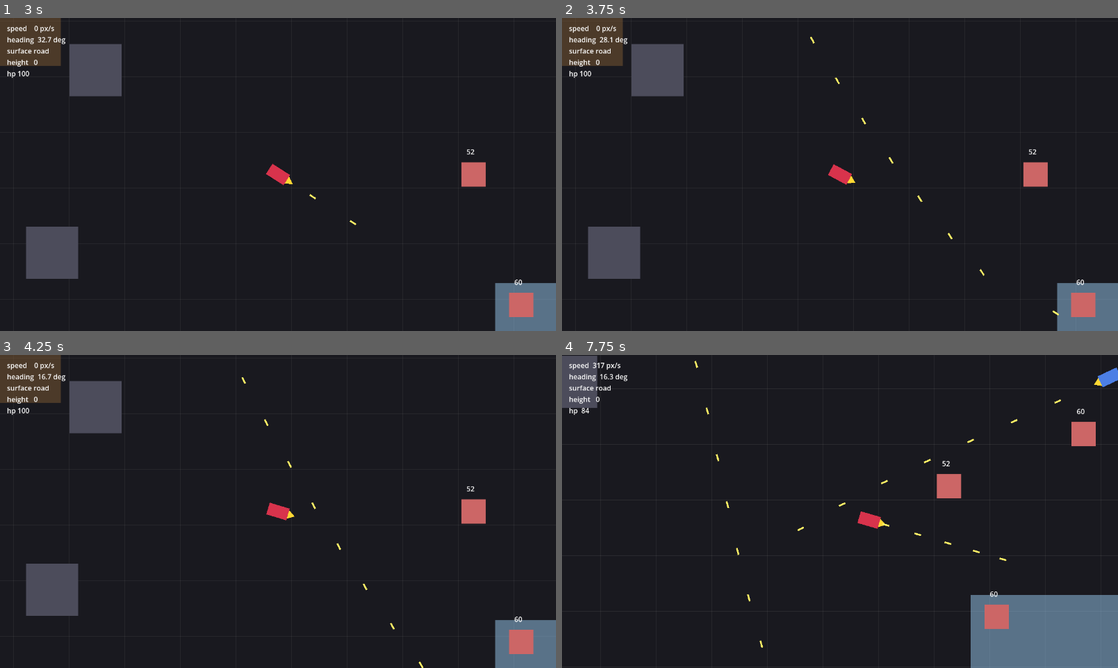
Above: before the commit, frames 1-4 (two rows, left to right).
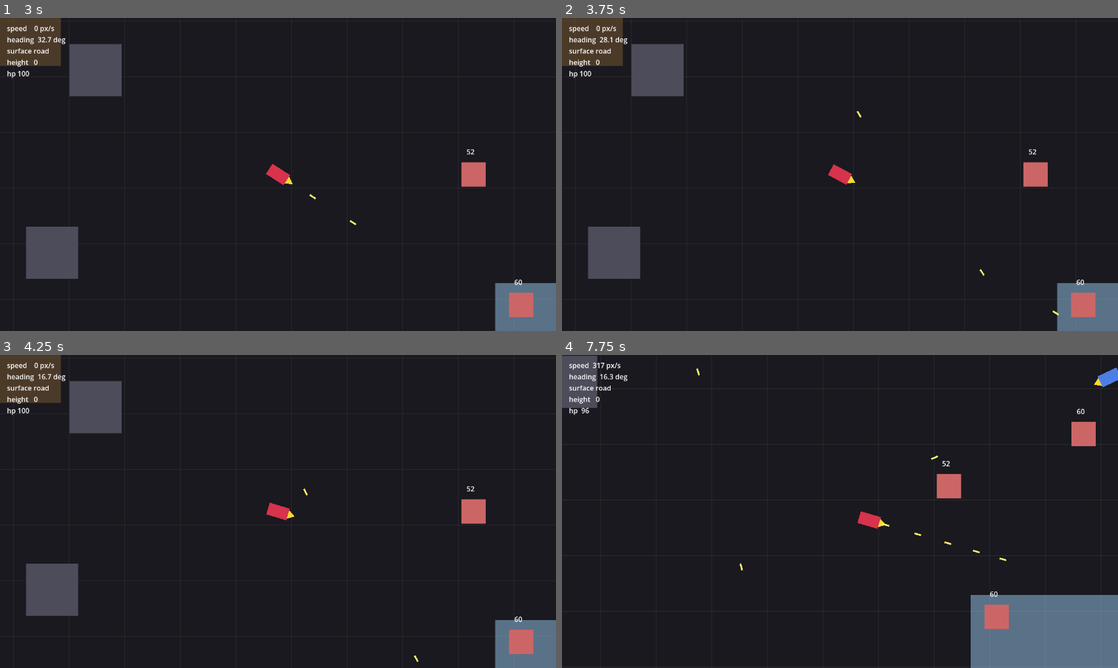
Above: after the commit, the same moments.

Repository: b3p3k0/bentchrome
Game: Godot game, scene res://levels/arena/arena.tscn
Same seed, same stepped clock (60 frames per second), same inputs: the game is played once before the commit and once after it.
Inputs (mouse positions are in pixels of both pictures, inside the frame that each line leads up to):
- Up to frame 1 (3 s): tap Enter (ui_accept) at 0.5, 0.77, 1.25, 2.75 s; move the mouse to (400, 158) at 0.52 s; hold D (move_right) 0.53-1.25 s; click (400, 158) at 0.6 s; drag from (166, 190) to (278, 174) at 1.27 s; move the mouse to (333, 105) at 2.02 s; hold D (move_right) 2.03-2.75 s; tap Space at 2.1 s; drag from (250, 237) to (111, 127) at 2.77 s
- Up to frame 2 (3.75 s): move the mouse to (1006, 221) at 3.52 s; hold A (move_left) from 3.53 s (still down); tap Keypad Enter at 3.6 s
- Up to frame 3 (4.25 s): keep holding A (move_left); tap Enter (ui_accept) at 3.77 s
- Up to frame 4 (7.75 s): release A (move_left) at 4.25 s; drag from (673, 464) to (928, 592) at 4.27 s; move the mouse to (867, 511) at 5.02 s; hold S (move_down) 5.03-5.75 s; click (867, 511) at 5.1 s; drag from (756, 433) to (906, 577) at 5.77 s; move the mouse to (962, 495) at 6.52 s; hold W (move_up) 6.53-7.25 s; tap Space at 6.6 s; tap Enter (ui_accept) at 6.77 s; drag from (728, 527) to (778, 401) at 7.27 s

Frame 1 is identical in both runs. In frame 2, less than 0.1% of the frame differs, in the area x 44-71%, y 6-71%; in frame 3, less than 0.1%; in frame 4, 0.2%, in the area x 3-90%, y 1-94%.

Commit message:
Phase 2: tone down enemy machine gun for fair testing
Enemies fired at the MG defaults (12/s, 8 dmg), deleting the player's 100 HP almost instantly. Override the enemy MachineGunMount to 2.5/s and 4 dmg so they're a threat, not an execution.

Co-Authored-By: Claude Opus 4.8 <noreply@anthropic.com>

Diff:
--- a/vehicles/enemy_vehicle.tscn
+++ b/vehicles/enemy_vehicle.tscn
@@ -10,5 +10,9 @@
 [node name="Driver" parent="." index="1"]
 script = ExtResource("2_edrv")
 
+[node name="MachineGunMount" parent="." index="6"]
+fire_rate = 2.5
+damage = 4.0
+
 [node name="Camera2D" parent="." index="8"]
 enabled = false
